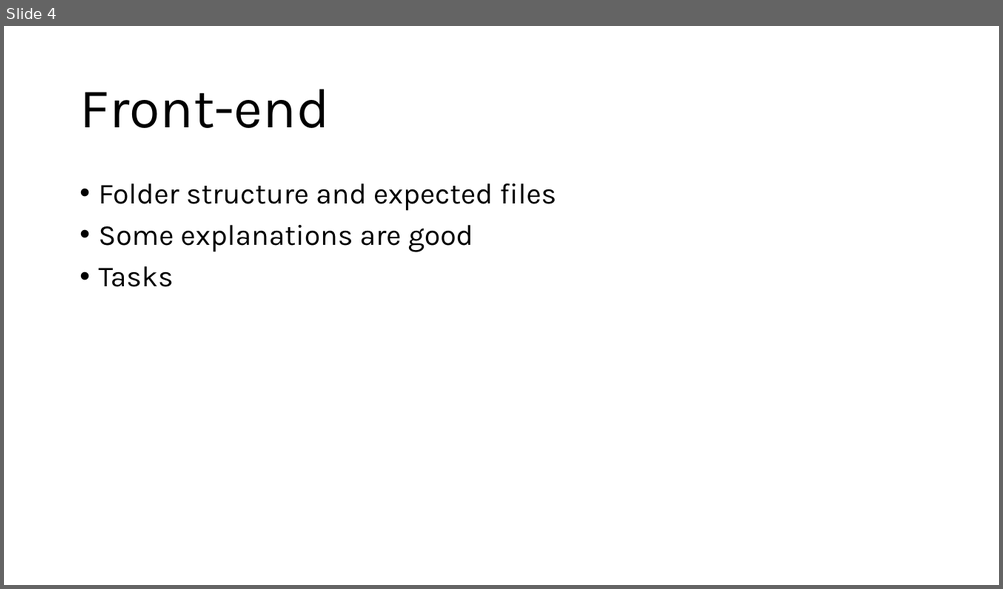
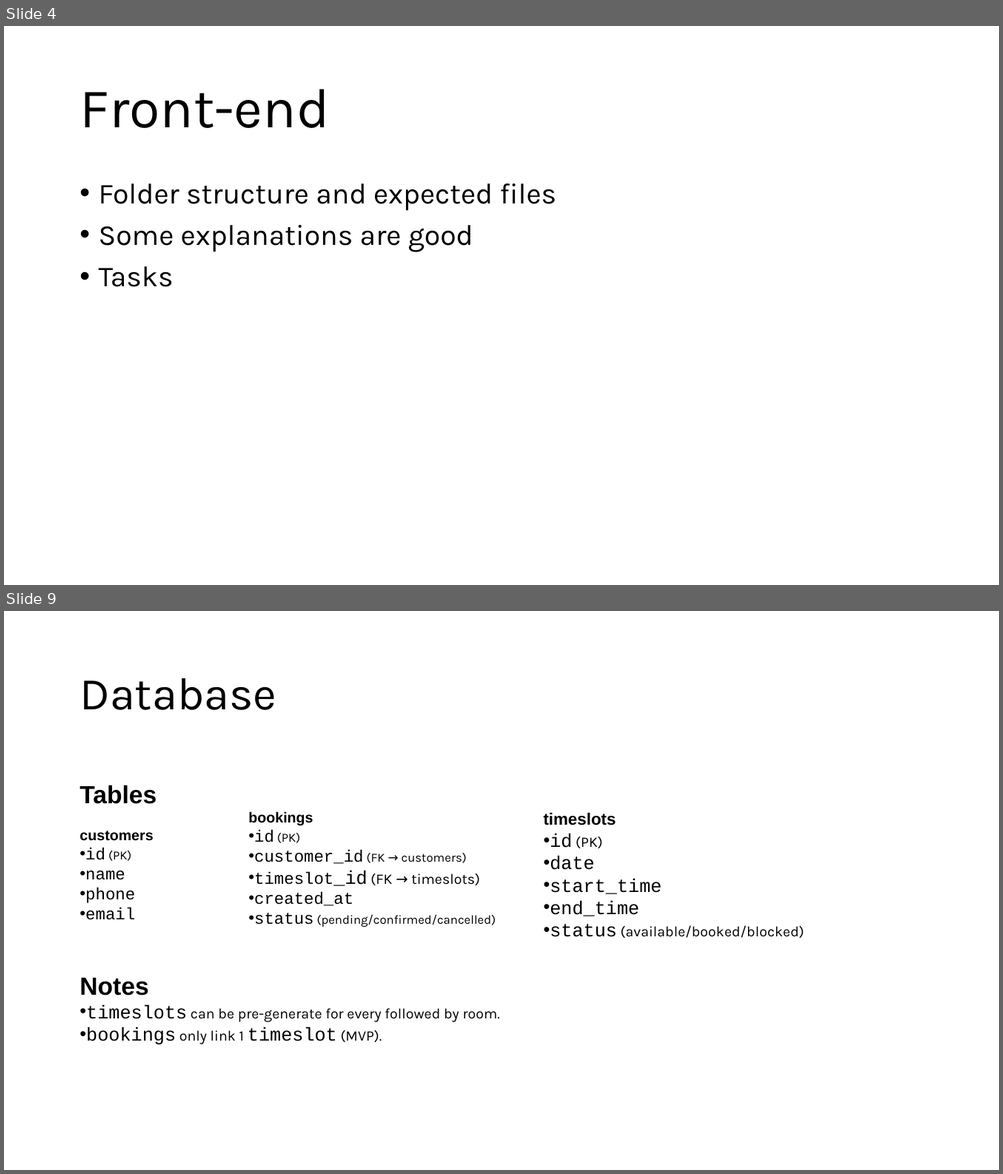
Before and after one commit to daoohoangg/project-practice, a slide deck: golf-24h-project/Golf 24 System Design.pptx. Shown one above the other, each under a label of ours: slide 4 before the commit, slides 4 and 9 after it; the slides between them are not shown. The pictures are 1003x589 and 1003x1174 pixels, drawn with LibreOffice and Linux fonts; fonts in the diff are those of the drawing. Boxes give left, top, right and bottom in pixels: in the first picture for what was removed or moved away, otherwise in the second. Text is boxed around its words. In the diff, an @@ line names an element or a change of style, - is before the commit and + after.

```diff
--- a/golf-24h-project/Golf 24 System Design.pptx
+++ b/golf-24h-project/Golf 24 System Design.pptx
@@ slide 9 added at [4, 611, 999, 1170], background #FFFFFF @@
@@ title added at [79, 678, 276, 710], 44 pt, text #000000 @@
+Database
@@ text added at [79, 785, 500, 1045], 14 pt, text #000000 @@
+Tables
+customers
+• id (PK)
+• name
+• phone
+• email
+Notes
+• timeslots can be pre-generate for every followed by room.
+• bookings only link 1 timeslot (MVP).
@@ text added at [248, 812, 496, 927], 12 pt, text #000000 @@
+bookings
+• id (PK)
+• customer_id (FK → customers)
+• timeslot_id (FK → timeslots)
+• created_at
+• status (pending/confirmed/cancelled)
@@ text added at [543, 812, 804, 938], 18 pt, text #000000 @@
+timeslots
+• id (PK)
+• date
+• start_time
+• end_time
+• status (available/booked/blocked)
```
Also in this commit, not shown: 1 slide changed, 4 other slides added, 13 other files.
